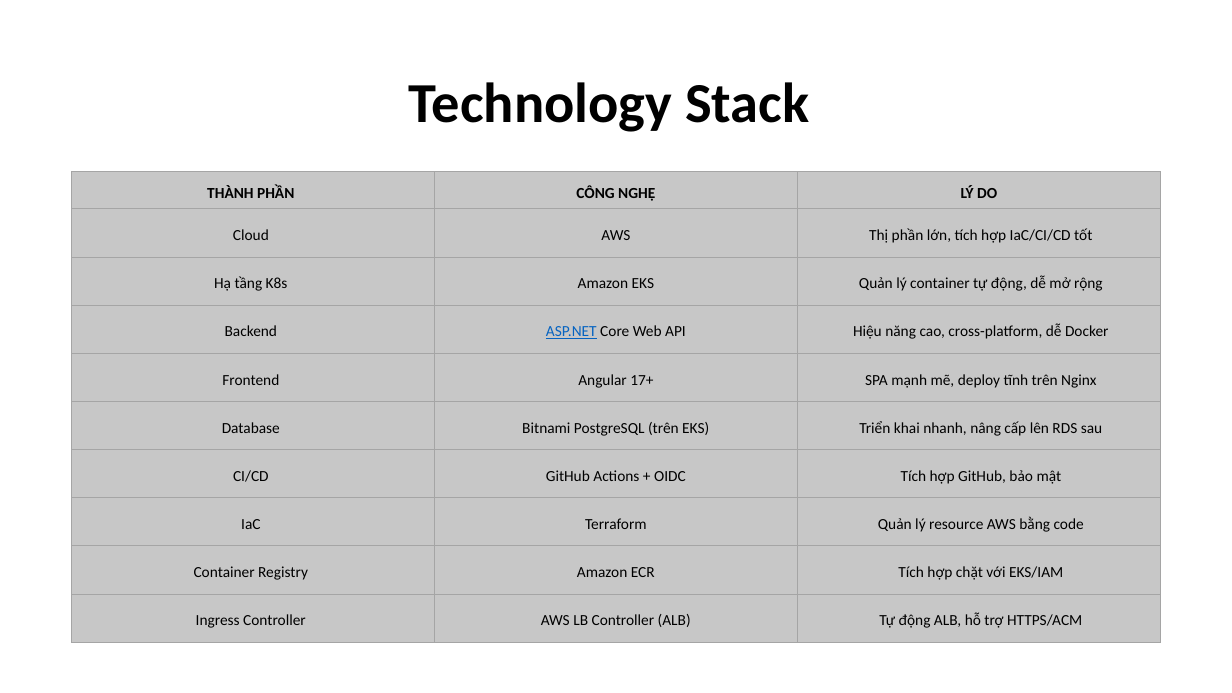
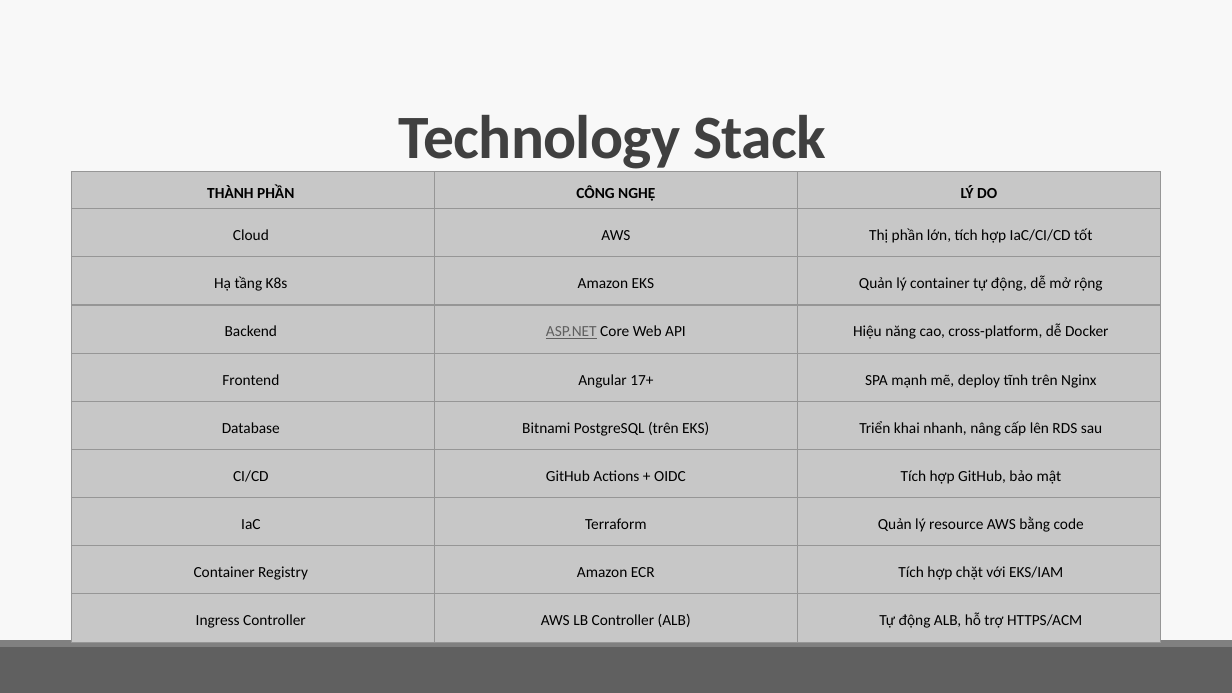
Before and after one commit to qly6/AuthApp, a slide deck: slide 3 of AuthApp.pptx. Drawn at 1232x693 pixels with LibreOffice and Linux fonts; fonts in the diff are those of the drawing. Boxes give left, top, right and bottom in pixels: in the first picture for what was removed or moved away, otherwise in the second. Text is boxed around its words. In the diff, an @@ line names an element or a change of style, - is before the commit and + after.

Commit message:
update ppt

```diff
--- a/AuthApp.pptx
+++ b/AuthApp.pptx
@@ background #FFFFFF to #F8F8F8 @@
@@ title "Technology Stack": place and size @@
-title "Technology Stack" at bbox=[409, 82, 809, 132]
+title "Technology Stack" at bbox=[399, 115, 826, 173]
@@ title "Technology Stack" at bbox=[399, 115, 826, 173]: size 44 to 48 pt, text colour #000000 to #404040, letter spacing 0 to -0.5 pt; line spacing 0.9 to 0.85; vertical alignment middle to bottom @@
@@ table at bbox=[71, 172, 1161, 640] @@
@@ text colour #0563C1 to #5F5F5F in "ASP.NET" @@
@@ borders changed @@
@@ line added from (121, 176) to (1128, 176), #808080 0.5 pt @@
@@ rectangle added at bbox=[0, 647, 1232, 693], fill #606060 @@
@@ rectangle added at bbox=[0, 640, 1232, 647], fill #808080 @@
```
Also in this commit, not shown: 18 other slides changed, 2 slides added, 2 slides removed.
